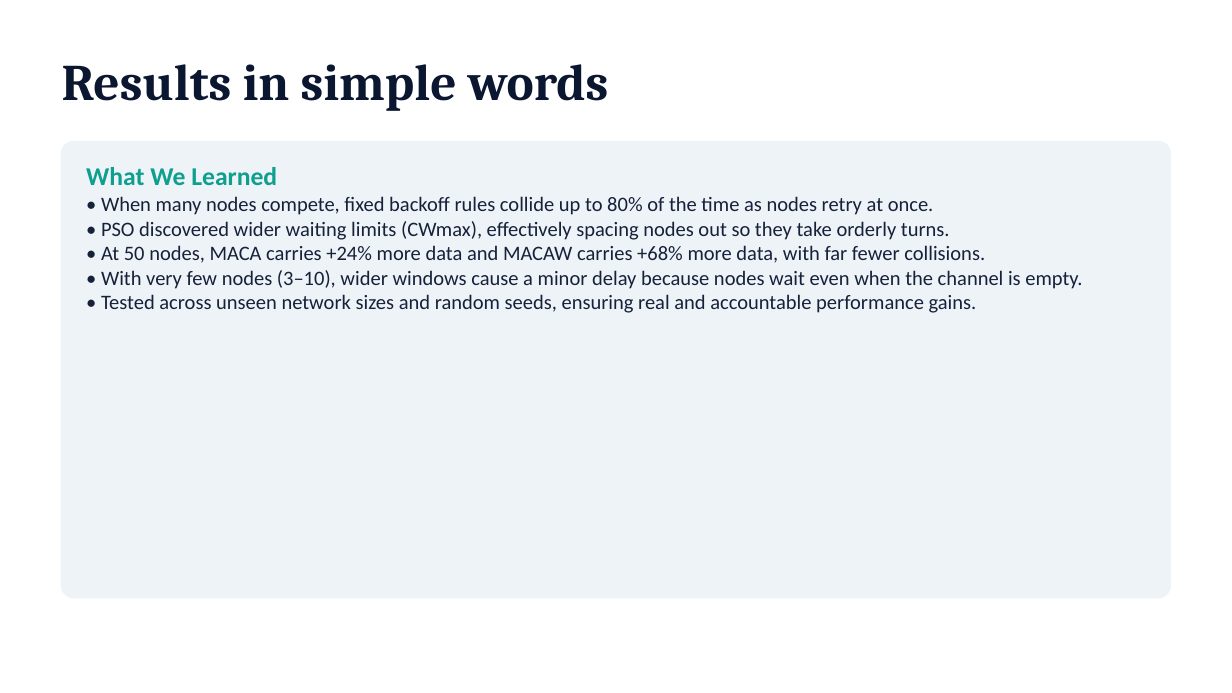
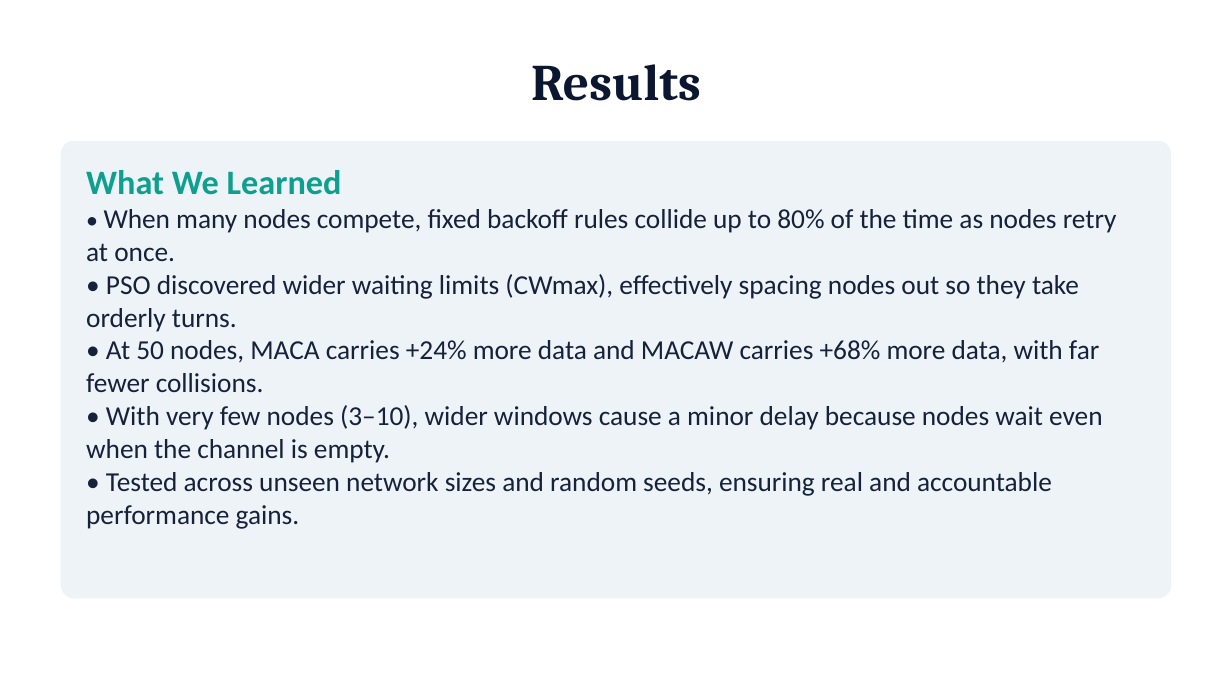
Before and after one commit to JayH25/NDO---MACA-MACAw-with-PSO-optimization, a slide deck: slide 12 of NDO_final.pptx. Drawn at 1232x693 pixels with LibreOffice and Linux fonts; fonts in the diff are those of the drawing. Boxes give left, top, right and bottom in pixels: in the first picture for what was removed or moved away, otherwise in the second. Text is boxed around its words. In the diff, an @@ line names an element or a change of style, - is before the commit and + after.

```diff
--- a/NDO_final.pptx
+++ b/NDO_final.pptx
@@ text at (531,64,701,101): text changed @@
-Results in simple words
+Results
@@ text "What We Learned" at (86,170,1117,529): size 15 to 20 pt in "What We Learned"; size 12 to 14 pt in "•"; size 12 to 16 pt @@
```
Also in this commit, not shown: 4 other slides changed, 3 other files.
